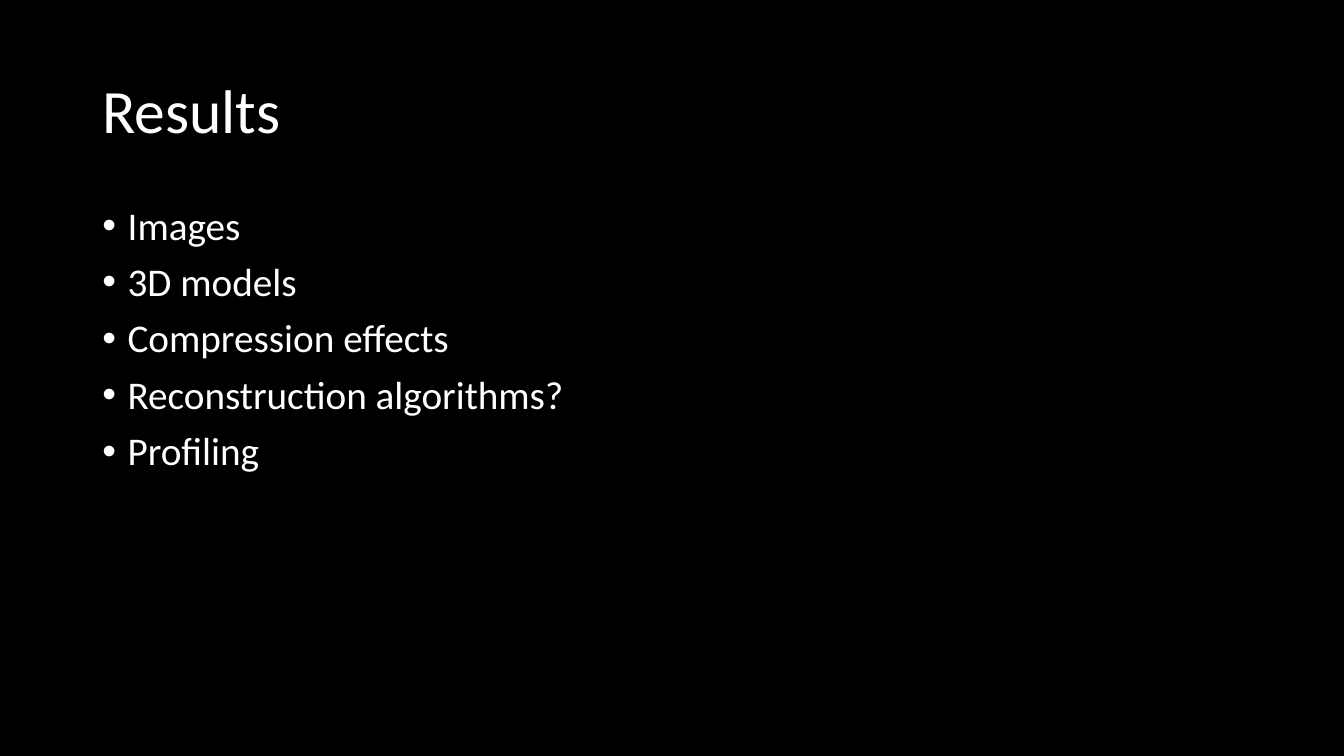
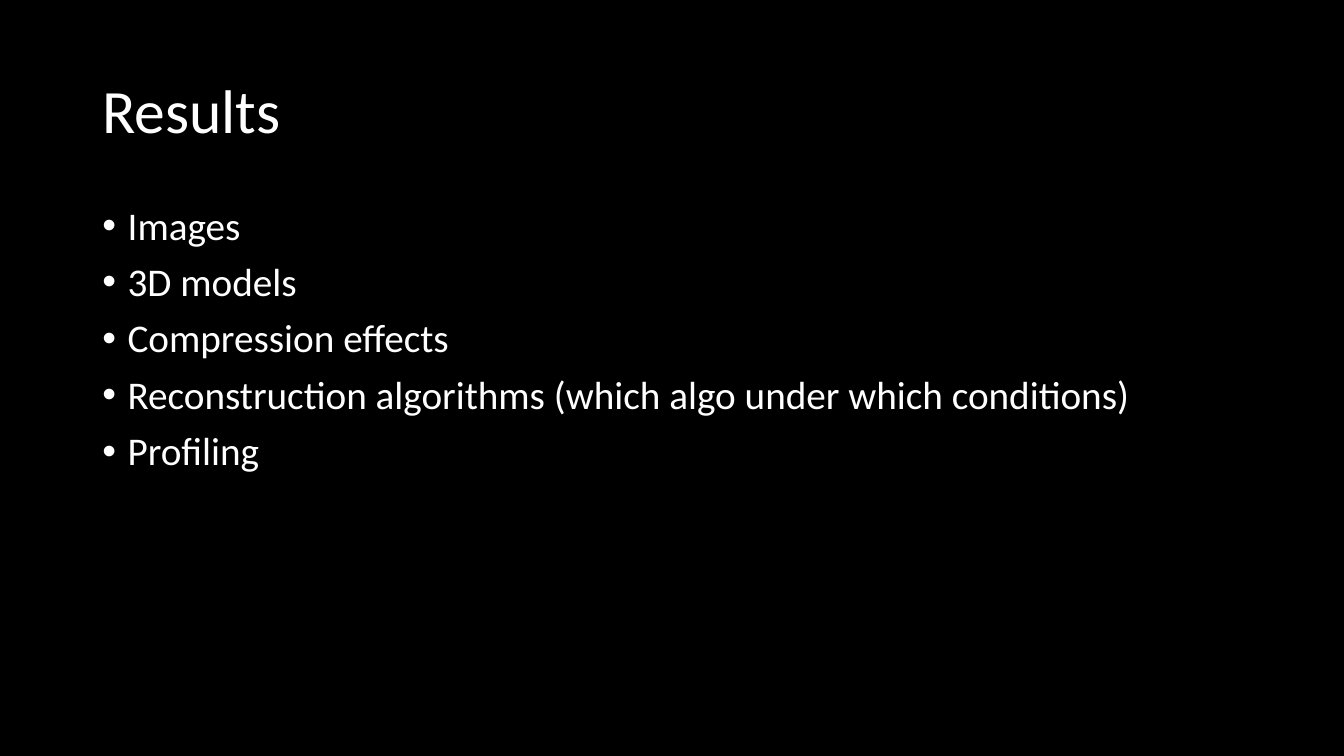
Before and after one commit to SISPO-developers/sispo, a slide deck: slide 9 of doc/thesis/Presentation/Thesis_presentation.pptx (slide 5 before the commit). Drawn at 1344x756 pixels with LibreOffice and Linux fonts; fonts in the diff are those of the drawing; background and template pictures are left out. Boxes give left, top, right and bottom in pixels: in the first picture for what was removed or moved away, otherwise in the second. Text is boxed around its words. In the diff, an @@ line names an element or a change of style, - is before the commit and + after.

```diff
--- a/doc/thesis/Presentation/Thesis_presentation.pptx
+++ b/doc/thesis/Presentation/Thesis_presentation.pptx
@@ text at (128, 380, 1129, 416): text changed @@
-• Reconstruction algorithms?
+• Reconstruction algorithms (which algo under which conditions)
```
Also in this commit, not shown: 5 other slides changed, 4 slides added, 1 other file.
